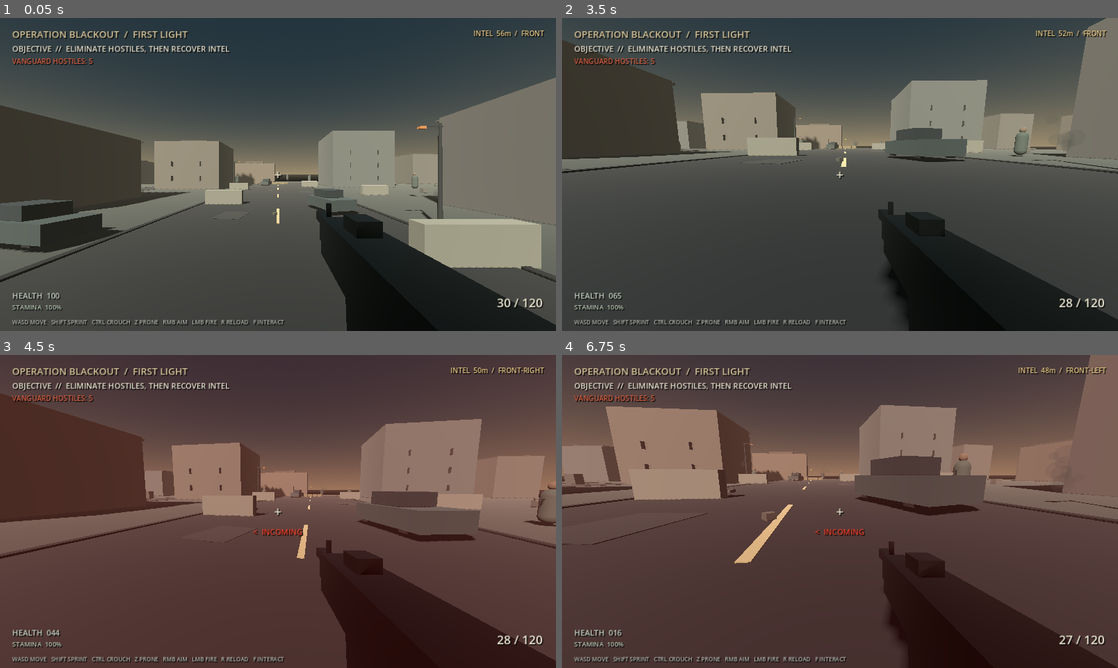
Above: before the commit, frames 1-4 (two rows, left to right).
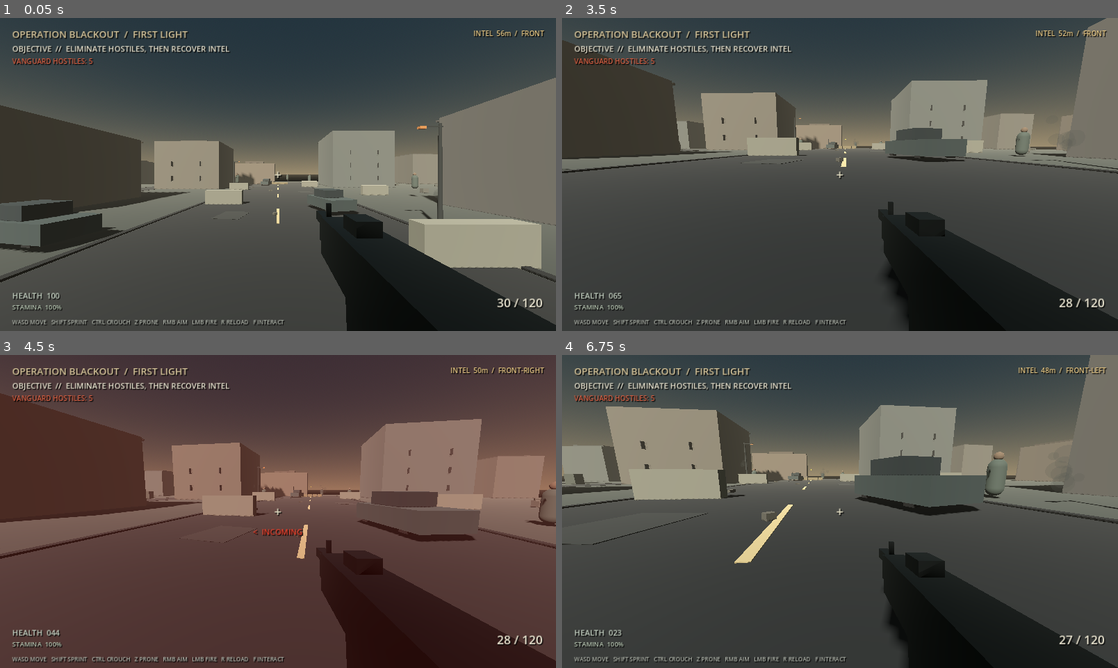
Above: after the commit, the same moments.

Repository: Liladizilla/operation-blackout
Game: Godot game, scene res://scenes/main.tscn
Two runs of this game, one before a commit and one after it. Both use one fixed random seed, a clock stepped at 60 frames per second and the inputs below.
Inputs (mouse positions are in pixels of both pictures, inside the frame that each line leads up to):
- Up to frame 1 (0.05 s): no input
- Up to frame 2 (3.5 s): tap Enter at 0.5 s; move the mouse to (867, 174) at 0.52 s; hold W (move_forward) from 0.53 s (still down); tap Ctrl (crouch) at 0.6 s; click (867, 174) at 0.67 s; tap Space (jump) at 0.77, 1.52, 3.02 s; move the mouse to (812, 174) at 1.27 s; tap F (interact) at 1.35 s; move the mouse to (851, 168) at 2.02 s; tap Z (prone) at 2.1 s; move the mouse to (834, 180) at 2.77 s; tap Shift (sprint) at 2.85 s; click (834, 180) at 2.92 s
- Up to frame 3 (4.5 s): keep holding W (move_forward); move the mouse to (316, 514) at 3.52 s; tap Ctrl (crouch) at 3.6 s; tap Space (jump) at 3.77 s; move the mouse to (233, 508) at 4.27 s; tap F (interact) at 4.35 s
- Up to frame 4 (6.75 s): tap Space (jump) at 4.52, 6.02 s; move the mouse to (845, 511) at 5.02 s; tap Z (prone) at 5.1 s; click (845, 511) at 5.17 s; move the mouse to (817, 505) at 5.77 s; release W (move_forward) at 5.78 s; hold D (move_right) 5.78-6.53 s; tap Shift (sprint) at 5.85 s; move the mouse to (867, 511) at 6.52 s; hold W (move_forward) from 6.53 s (still down); tap Ctrl (crouch) at 6.6 s

Frame 1 is identical in both runs. In frame 2, less than 0.1% of the frame differs, in the area x 42-85%, y 34-45%; in frame 3, less than 0.1%; in frame 4, 1.6%, in the area x 9-81%, y 30-100%.

Commit message:
Preserve hostile movement speed during obstacle steering

Diff:
--- a/scripts/enemy.gd
+++ b/scripts/enemy.gd
@@ -199,14 +199,15 @@
 func _avoid_obstacles(direction: Vector3) -> Vector3:
     var forward := direction
     forward.y = 0.0
-    if forward.length_squared() < 0.01:
+    var speed_scale := minf(forward.length(), 1.0)
+    if speed_scale < 0.01:
         return Vector3.ZERO
     forward = forward.normalized()
     var origin := global_position + Vector3.UP * 0.25
     var space := get_world_3d().direct_space_state
     var forward_hit := _steering_ray(space, origin, forward)
     if forward_hit.is_empty() or forward_hit.get("collider") == player:
-        return forward
+        return forward * speed_scale
 
     # Try either side of the obstruction before committing to a new cover goal.
     var left := forward.rotated(Vector3.UP, -0.72)
@@ -214,17 +215,17 @@
     var left_hit := _steering_ray(space, origin, left)
     var right_hit := _steering_ray(space, origin, right)
     if left_hit.is_empty() and right_hit.is_empty():
-        return left if global_position.x <= cover_goal.x else right
+        return (left if global_position.x <= cover_goal.x else right) * speed_scale
     if left_hit.is_empty():
-        return left
+        return left * speed_scale
     if right_hit.is_empty():
-        return right
+        return right * speed_scale
 
     var wall_normal: Vector3 = forward_hit.get("normal", Vector3.ZERO)
     wall_normal.y = 0.0
     if wall_normal.length_squared() > 0.01:
-        return (wall_normal.normalized() + left * 0.45).normalized()
-    return left
+        return (wall_normal.normalized() + left * 0.45).normalized() * speed_scale
+    return left * speed_scale
 
 func _steering_ray(space: PhysicsDirectSpaceState3D, origin: Vector3, direction: Vector3) -> Dictionary:
     var query := PhysicsRayQueryParameters3D.create(origin, origin + direction * 2.0)
